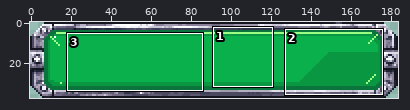
One commit to this pixel-art file: ArtSource/MenuUI/native/AffirmativeHover.aseprite. Above: a wide view before the commit, with the close-up outlined.
Close-up. The starting point:
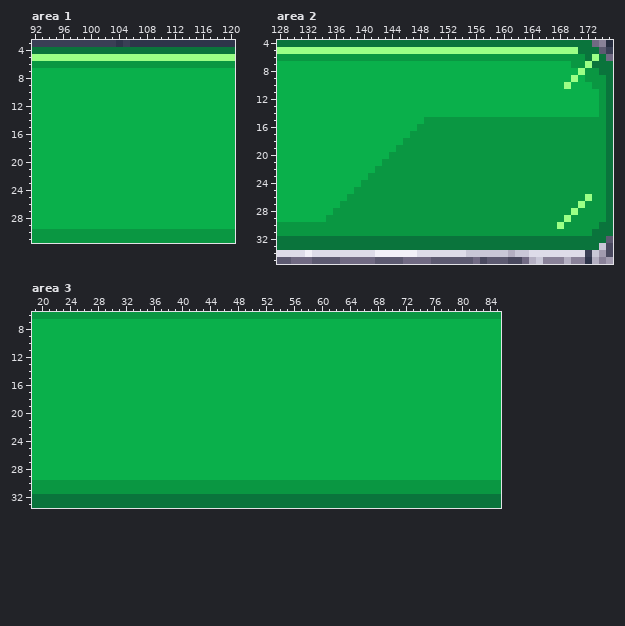
184x38 pixels, 1 frame. Shown: area 1: x 92..120, y 3..31; area 2: x 128..175, y 4..35; area 3: x 19..85, y 6..33.
After the commit:
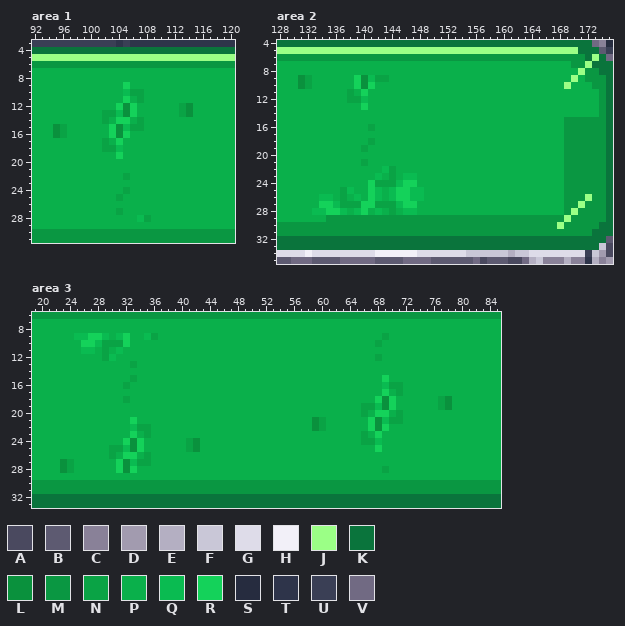
Palette (. is transparent): A #4a495f  B #5d5a71  C #898198  D #a29baf  E #b4afc2  F #c9c7d7  G #dedce9  H #f2f0f8  J #9bff86  K #0a743c  L #0a913d  M #0a9742  N #0aa345  P #0ab04b  Q #0abb51  R #14d25a  S #262c3f  T #2e344a  U #3a3f55  V #716a83
The exact change:
Changed rows in their new state; - is an unchanged pixel.
Area 1:
first column x 95:
 9 ----------R---------
10 ----------QNN-------
11 ----------R-N-------
12 ---------RLR------NL
13 -------NNQLR------NL
14 -------N-RR-N-------
15 LN------RLQNN-------
16 LN------RLR---------
17 -------N-R----------
18 -------NNQ----------
19 ---------R----------
22 ----------N---------
24 ----------N---------
25 ---------N----------
27 ---------N----------
28 ------------QN------
Area 2:
first column x 131:
 9 LN------RLQNN-------------------------
10 LN------RLR---------------------------
11 -------N-R----------------------------
12 -------NNQ----------------------------
13 ---------R----------------------------
15 ------------------PPPPPPPPPPPPPPPPPPPP
16 ----------N------PPPPPPPPPPPPPPPPPPPPP
17 ----------------PPPPPPPPPPPPPPPPPPPPPP
18 ----------N----PPPPPPPPPPPPPPPPPPPPPPP
19 ---------N----PPPPPPPPPPPPPPPPPPPPPPPP
20 -------------PPPPPPPPPPPPPPPPPPPPPPPPP
21 ---------N--PPPPPPPPPPPPPPPPPPPPPPPPPP
22 -----------PQNPPPPPPPPPPPPPPPPPPPPPPPP
23 ----------PQPNPQQPPPPPPPPPPPPPPPPPPPPP
24 ---------PRNNNQRRPPPPPPPPPPPPPPPPPPPPP
25 ------NQPPRQPQRRQQPPPPPPPPPPPPPPPPPPPP
26 ---QQ-NPQPRQPQRRQQPPPPPPPPPPPPPPPPPPPP
27 ---RRQNNNRRNNNQRRPPPPPPPPPPPPPPPPPPPPP
28 --QQRRQPQRPQPNPQQPPPPPPPPPPPPPPPPPPPPP
Area 3:
first column x 23:
 9 --QQRRQ-QR--QN--------------------------------N---------
10 ---RRQNNNR-----------------------------------N----------
11 ---QQ-N-Q-----------------------------------------------
12 ------NQ-------------------------------------N----------
13 ----------N---------------------------------------------
15 ----------N-----------------------------------R---------
16 ---------N------------------------------------QNN-------
17 ----------------------------------------------R-N-------
18 ---------N-----------------------------------RLR------NL
19 -------------------------------------------NNQLR------NL
20 -------------------------------------------N-RR-N-------
21 ----------R-------------------------LN------RLQNN-------
22 ----------QNN-----------------------LN------RLR---------
23 ----------R-N------------------------------N-R----------
24 ---------RLR------NL-----------------------NNQ----------
25 -------NNQLR------NL-------------------------R----------
26 -------N-RR-N-------------------------------------------
27 LN------RLQNN-------------------------------------------
28 LN------RLR-----------------------------------N---------
